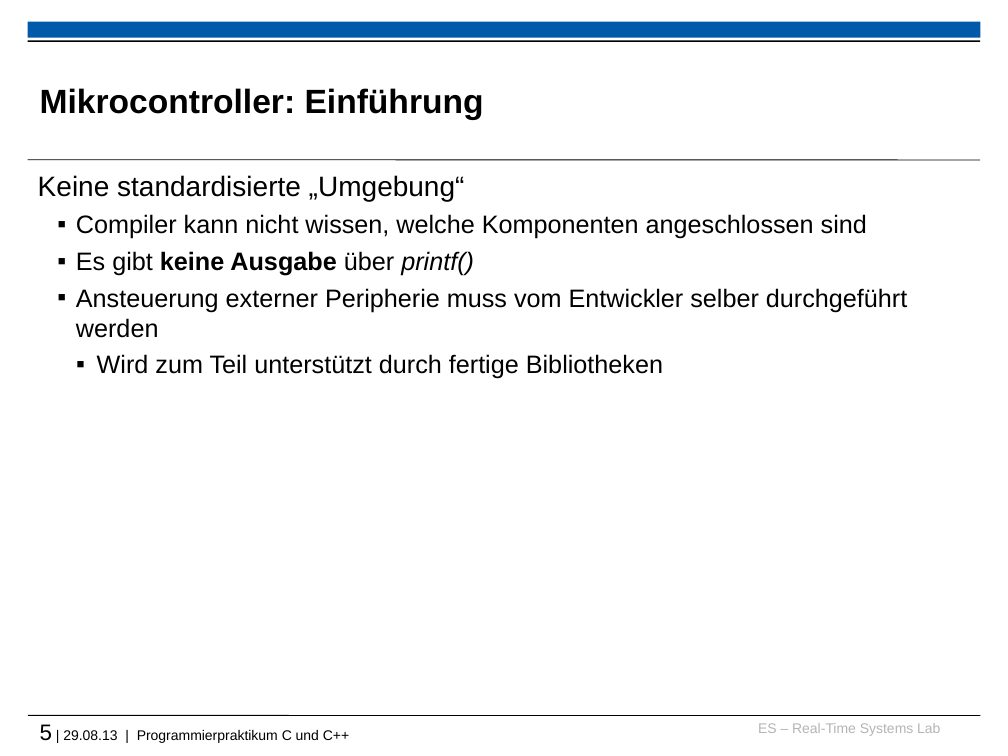
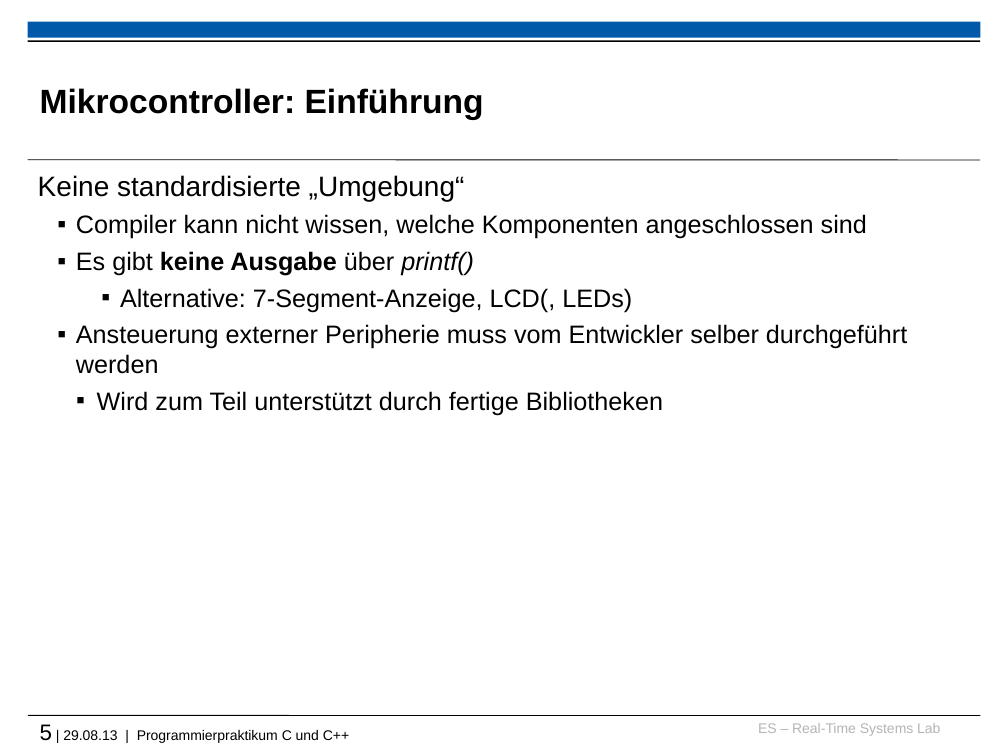
Before and after one commit to h82k/tud-cppp, a slide deck: slide 5 of Vorlesung/5 Embedded Systems.pptx. Drawn at 1008x756 pixels with LibreOffice and Linux fonts; fonts in the diff are those of the drawing; background and template pictures are left out. Boxes give left, top, right and bottom in pixels: in the first picture for what was removed or moved away, otherwise in the second. Text is boxed around its words. In the diff, an @@ line names an element or a change of style, - is before the commit and + after.

```diff
--- a/Vorlesung/5 Embedded Systems.pptx
+++ b/Vorlesung/5 Embedded Systems.pptx
@@ text at (120, 288, 632, 312): paragraph added @@
+    ▪ Alternative: 7-Segment-Anzeige, LCD(, LEDs)
```
Also in this commit, not shown: 6 other files.
